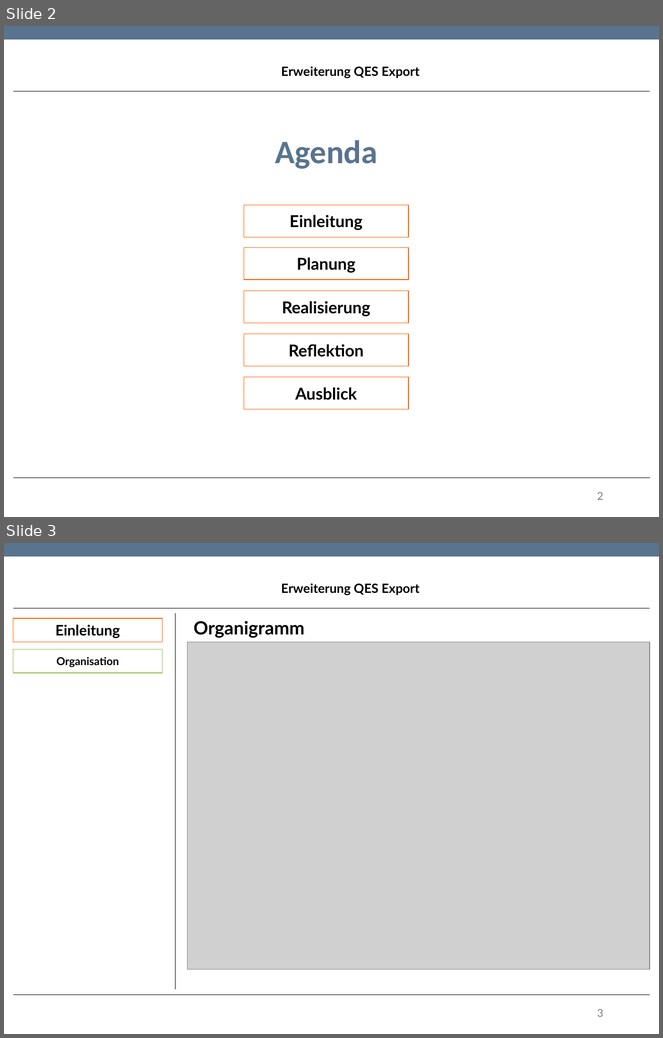
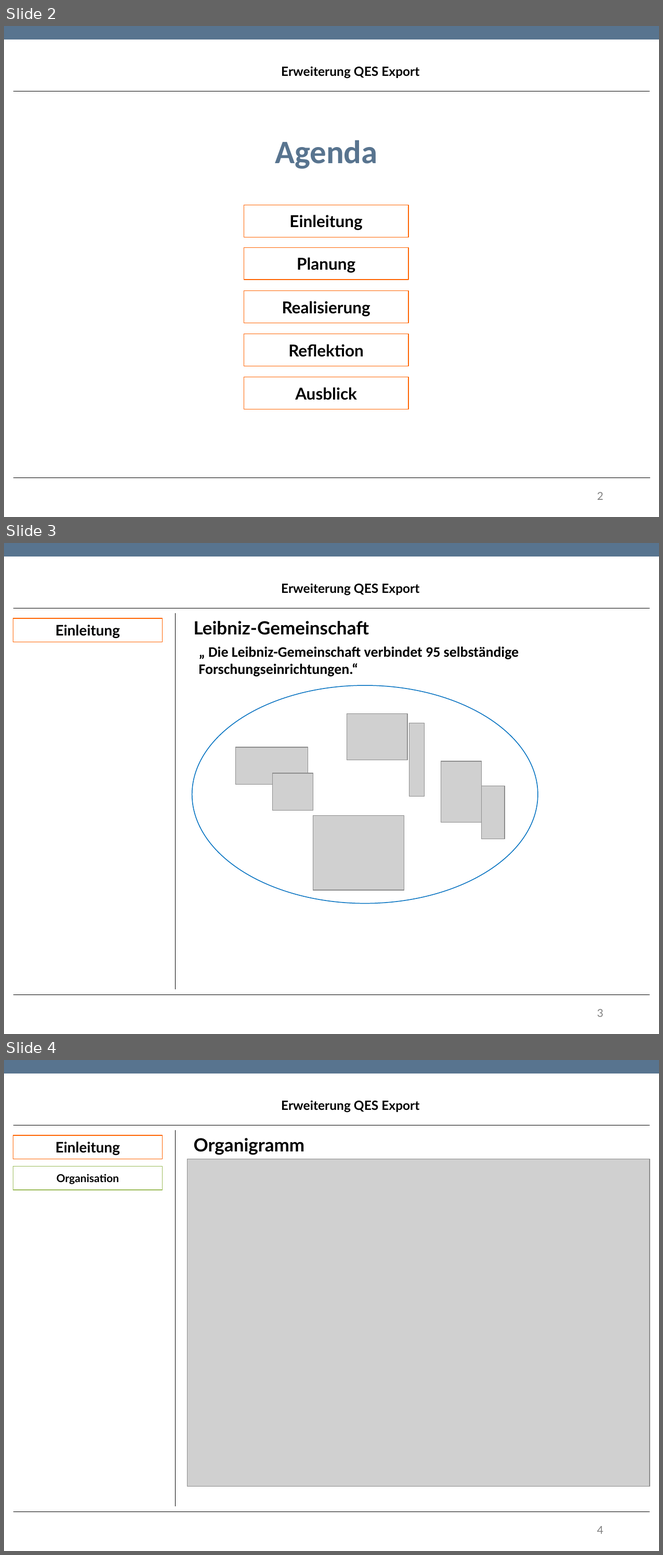
Before and after one commit to TwoHorus/dbExelExportLaravel, a slide deck: DOC/Fachgespraech.pptx. Shown one above the other, each under a label of ours: slides 2 and 3 before the commit, slides 2, 3 and 4 after it. The pictures are 663x1038 and 663x1555 pixels, drawn with LibreOffice and Linux fonts; fonts in the diff are those of the drawing; grey boxes stand for pictures; background and template pictures are left out. Boxes give left, top, right and bottom in pixels: in the first picture for what was removed or moved away, otherwise in the second. Text is boxed around its words. In the diff, an @@ line names an element or a change of style, - is before the commit and + after.

Commit message:
Change mail, include Leibniz overview

```diff
--- a/DOC/Fachgespraech.pptx
+++ b/DOC/Fachgespraech.pptx
@@ slide 3 added at box(4, 543, 659, 1034), background #FFFFFF; not listed: 1 template element that a slide beside it also shows @@
@@ text added at box(281, 584, 419, 596), 14 pt, text #000000, bold @@
+Erweiterung QES Export
@@ rectangle added at box(13, 618, 163, 642), fill #FFFFFF, outline #FF6400 0.85 pt, 16 pt, text #000000, bold @@
+Einleitung
@@ line added from (13, 608) to (650, 608), #000000 0.75 pt @@
@@ line added from (176, 613) to (176, 990), #000000 0.75 pt @@
@@ text added at box(194, 621, 370, 635), 20 pt, text #000000, bold @@
+Leibniz-Gemeinschaft
@@ text added at box(199, 646, 519, 677), 16 pt, text #000000, bold @@
+„ Die Leibniz-Gemeinschaft verbindet 95 selbständige Forschungseinrichtungen.“
@@ ellipse added at box(192, 686, 538, 904), outline #0070C0 0.85 pt @@
@@ picture added at box(347, 714, 408, 760) @@
@@ picture added at box(409, 723, 424, 796) @@
@@ picture added at box(236, 747, 308, 785) @@
@@ picture added at box(273, 774, 313, 811) @@
@@ picture added at box(441, 761, 482, 822) @@
@@ picture added at box(481, 786, 505, 839) @@
@@ picture added at box(313, 815, 404, 890) @@
@@ line added from (13, 995) to (650, 995), #000000 0.75 pt @@
@@ page number added at box(597, 1009, 604, 1017), 12 pt, text #808080 @@
+3
@@ what was slide 3 is now slide 4 @@
@@ page number at box(597, 1526, 604, 1534): text changed @@
-3
+4
```
Also in this commit, not shown: 1 slide changed.
